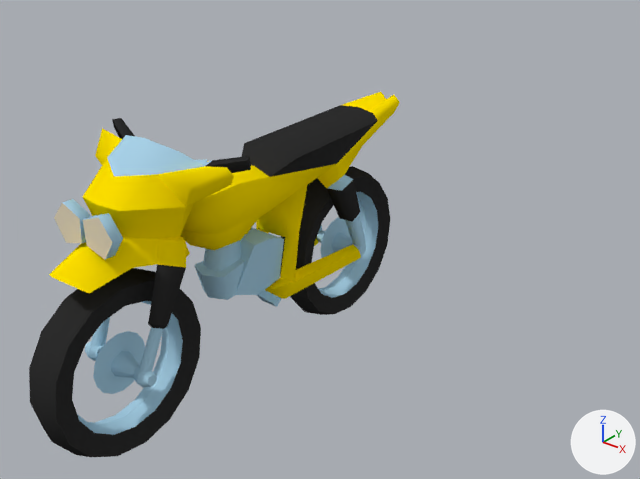
A saved change to the Blender file Blends/Vehicles.blend.
Rendered twice from a 50 mm lens placed at (1.287, -1.335, 1.229), pointed at (0.232, -0.017, 0.412). Every picture has the same lights, and +X, +Y and +Z are marked at lower right. The same objects are shown in both versions, whatever each file hides.

The scene before the commit, as lines of its bpy script (objects in view):
```python
mat_paint = diffuse_material('Paint')
mat_paint.base_color = (1.0, 0.757, 0.0)  # yellow #ffe200
me_honti = bpy.data.meshes.new('Honti')
me_honti.from_pydata(...)  # 394 vertices, 403 faces, 1 loose edge; spans x -0.199..0.0, y -0.591..0.56, z -0.005..0.656
me_honti.polygons.foreach_set('use_smooth', [True] * 403)
# faces by material slot: [122, 181, 97, 1, 2]
me_honti.materials.append(mat_paint)  # yellow #ffe200
me_honti.materials.append(mat_glass)  # blue #a8d1e7
me_honti.materials.append(mat_plastic)  # black #2e2e2e
me_honti.materials.append(mat_headlights)  # beige #e7dcc2
me_honti.materials.append(mat_taillights)  # red #e70004
ob_honti = bpy.data.objects.new('Honti', me_honti)
ob_honti.location = (0.0, 0.0, 0.0)
_m = ob_honti.modifiers.new('Mirror', 'MIRROR')
_m = ob_honti.modifiers.new('EdgeSplit', 'EDGE_SPLIT')
_m.use_edge_angle = False
```
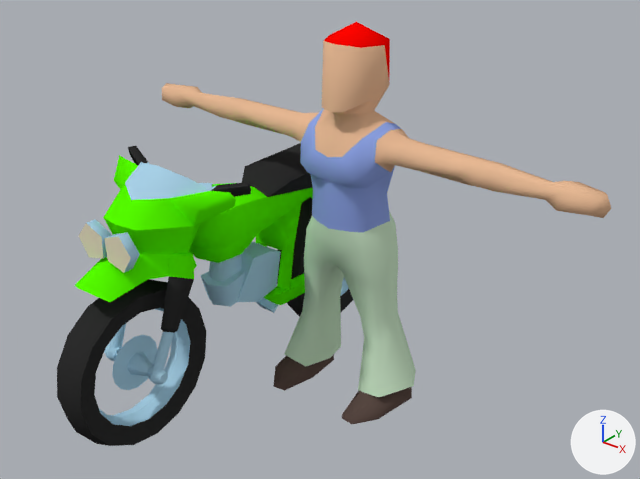
Boxes [x1, y1, x2, y2] around the edits, measured in the pictures (640 x 479 px):
'Honti', recoloured, mesh rescaled
    before: [29, 92, 400, 457]
    after: [57, 143, 353, 446]
'Female', added
    after: [162, 22, 611, 424]
    faces in mat_skin_001 (beige #e7b994): [162, 41, 611, 218]
    faces in mat_pants_001 (white #cce7c9): [284, 211, 416, 397]
    faces in mat_shirt_001 (blue #90a6e7): [300, 108, 401, 233]
    faces in mat_shoes_001 (brown #5a4944): [273, 354, 412, 424]
    faces in mat_vcol (red #ff0500): [324, 22, 390, 77]

What changed in the scene script:
```text
Change mat_paint:
    mat_paint.base_color: (1.0, 0.757, 0.0) -> (0.0908, 1.0, 0.0)  # yellow #ffe200 -> green #55ff00
Add mat_vcol:
    mat_vcol = diffuse_material('VCol')
    mat_vcol.base_color = (1.0, 0.00152, 0.0)  # red #ff0500
Add mat_pants_001:
    mat_pants_001 = diffuse_material('Pants.001')
    mat_pants_001.base_color = (0.603, 0.8, 0.583)  # white #cce7c9
Add mat_shoes_001:
    mat_shoes_001 = diffuse_material('Shoes.001')
    mat_shoes_001.base_color = (0.102, 0.0675, 0.0572)  # brown #5a4944
Add mat_shirt_001:
    mat_shirt_001 = diffuse_material('Shirt.001')
    mat_shirt_001.base_color = (0.279, 0.38, 0.8)  # blue #90a6e7
Add mat_skin_001:
    mat_skin_001 = diffuse_material('Skin.001')
    mat_skin_001.base_color = (0.8, 0.485, 0.298)  # beige #e7b994
Change me_honti:
    where me_honti.from_pydata(...)  # 394 vertices, 403 faces, 1 loose edge; spans x -0.199..0.0, y -0.591..0.56, z -0.005..0.656
    used by ob_honti; location = (0.0, 0.0, 0.0)
    me_honti part 1: the whole mesh is scaled about the mesh origin by 0.9
Add me_female:
    me_female.from_pydata(...)  # 355 vertices, 322 faces; spans x -0.572..0.572, y -0.148..0.077, z -0.003..0.847
    me_female.polygons.foreach_set('use_smooth', [True] * 322)
    # faces by material slot: [134, 54, 80, 42, 12]
    me_female.materials.append(mat_skin_001)  # beige #e7b994
    me_female.materials.append(mat_shirt_001)  # blue #90a6e7
    me_female.materials.append(mat_pants_001)  # white #cce7c9
    me_female.materials.append(mat_shoes_001)  # brown #5a4944
    me_female.materials.append(mat_vcol)  # red #ff0500
Add ob_female:
    ob_female = bpy.data.objects.new('Female', me_female)
    ob_female.location = (0.227, 0.106, 0.0)
```
